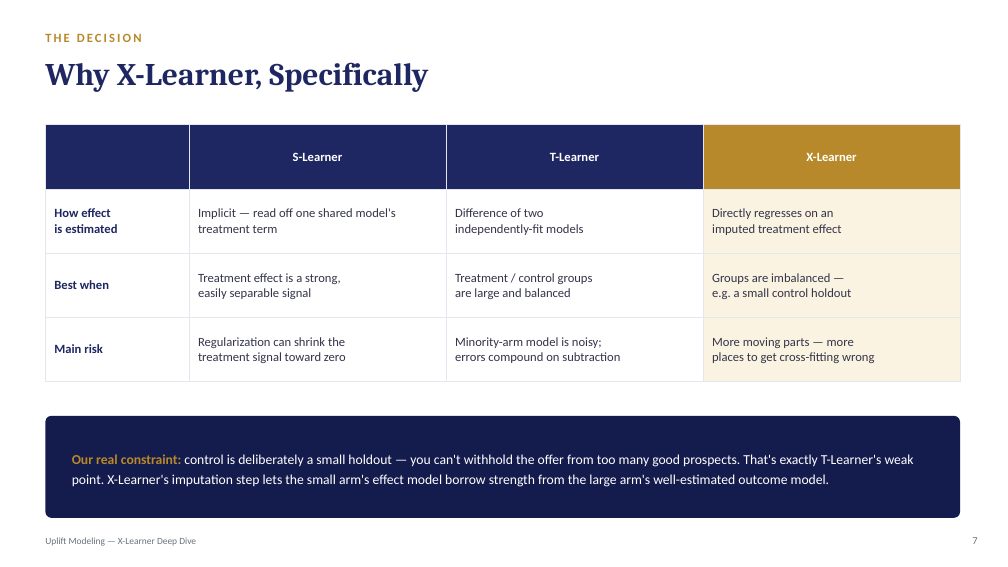
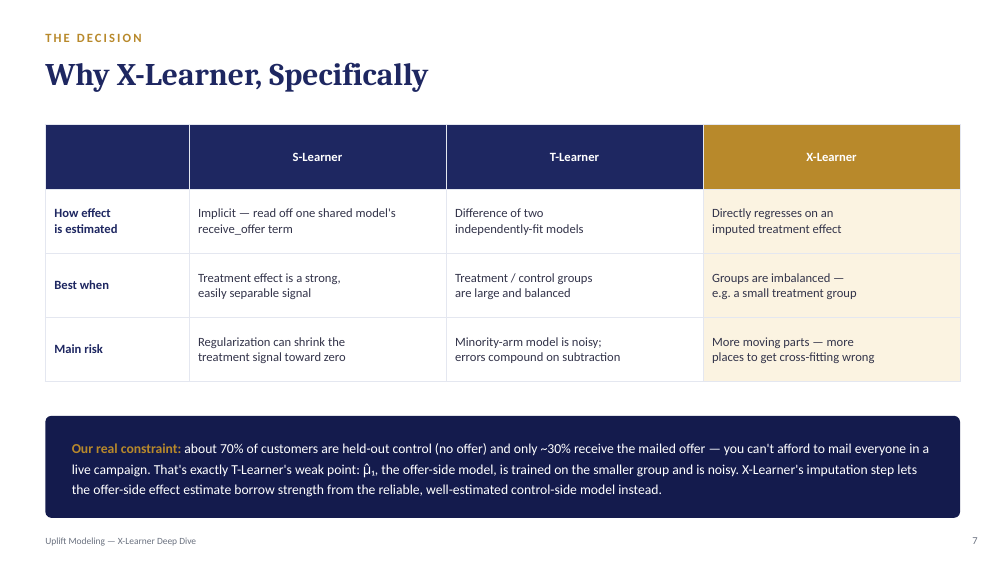
Before and after one commit to crystal1361/uplift-model, a slide deck: slide 7 of uplift_model_deck.pptx. Drawn at 1008x567 pixels with LibreOffice and Linux fonts; fonts in the diff are those of the drawing. Boxes give left, top, right and bottom in pixels: in the first picture for what was removed or moved away, otherwise in the second. Text is boxed around its words. In the diff, an @@ line names an element or a change of style, - is before the commit and + after.

```diff
--- a/uplift_model_deck.pptx
+++ b/uplift_model_deck.pptx
@@ table at (45,125,960,393) @@
-row 2, column 2: Implicit — read off one shared model's treatment term
+row 2, column 2: Implicit — read off one shared model's receive_offer term
-row 3, column 4: Groups are imbalanced — / e.g. a small control holdout
+row 3, column 4: Groups are imbalanced — / e.g. a small treatment group
@@ text at (72,443,930,497): text changed @@
-Our real constraint: control is deliberately a small holdout — you can't withhold the offer from too many good prospects. That's exactly T-Learner's weak point. X-Learner's imputation step lets the small arm's effect model borrow strength from the large arm's well-estimated outcome model.
+Our real constraint: about 70% of customers are held-out control (no offer) and only ~30% receive the mailed offer — you can't afford to mail everyone in a live campaign. That's exactly T-Learner's weak point: μ̂₁, the offer-side model, is trained on the smaller group and is noisy. X-Learner's imputation step lets the offer-side effect estimate borrow strength from the reliable, well-estimated control-side model instead.
```
Also in this commit, not shown: 8 other slides changed, 1 other file.
